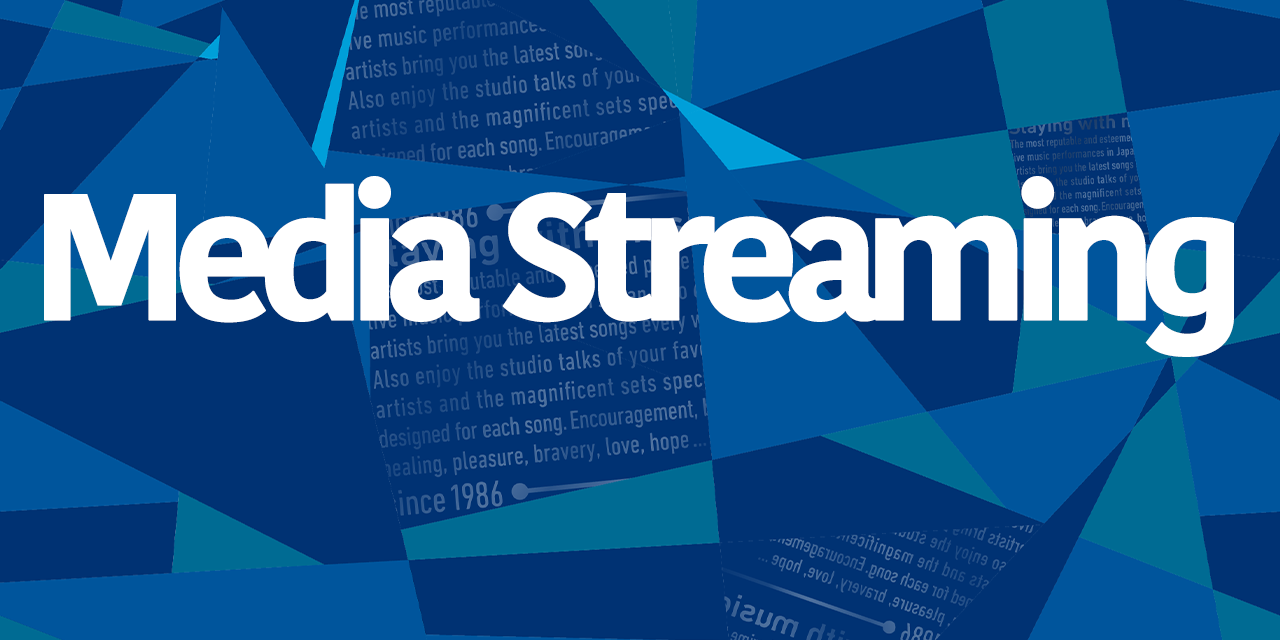
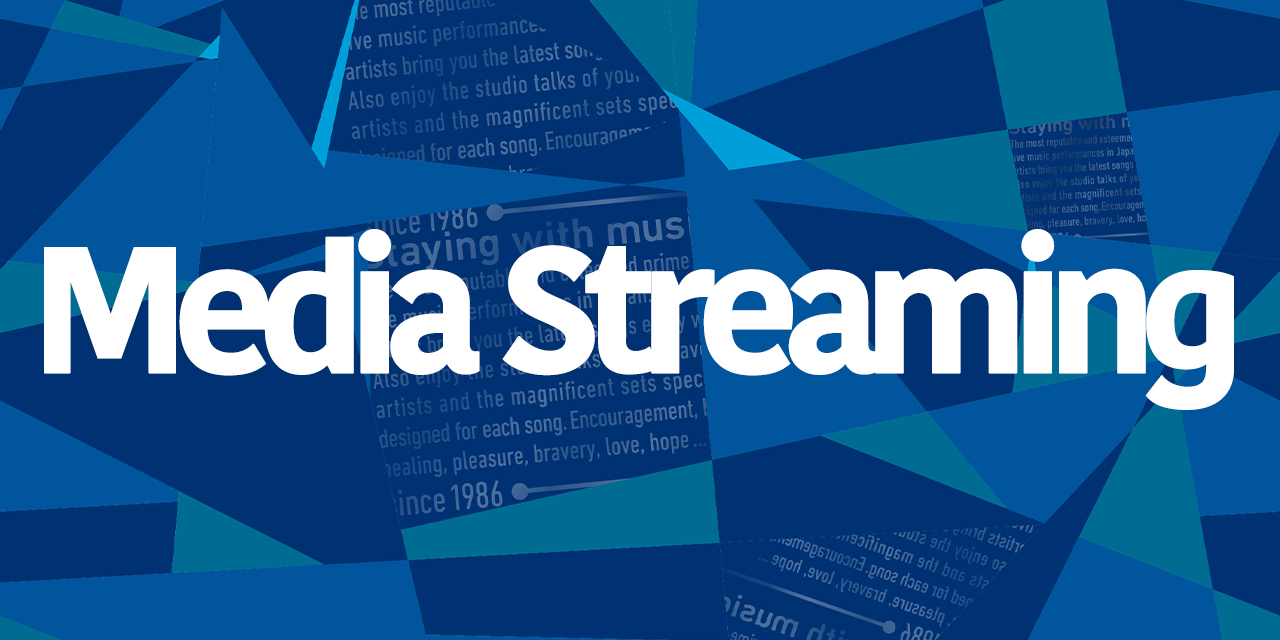
Two versions of the same layered image (1280 x 640). Layer-by-layer changes:
painted on "Media Streaming" over box(44, 176, 1234, 410)
